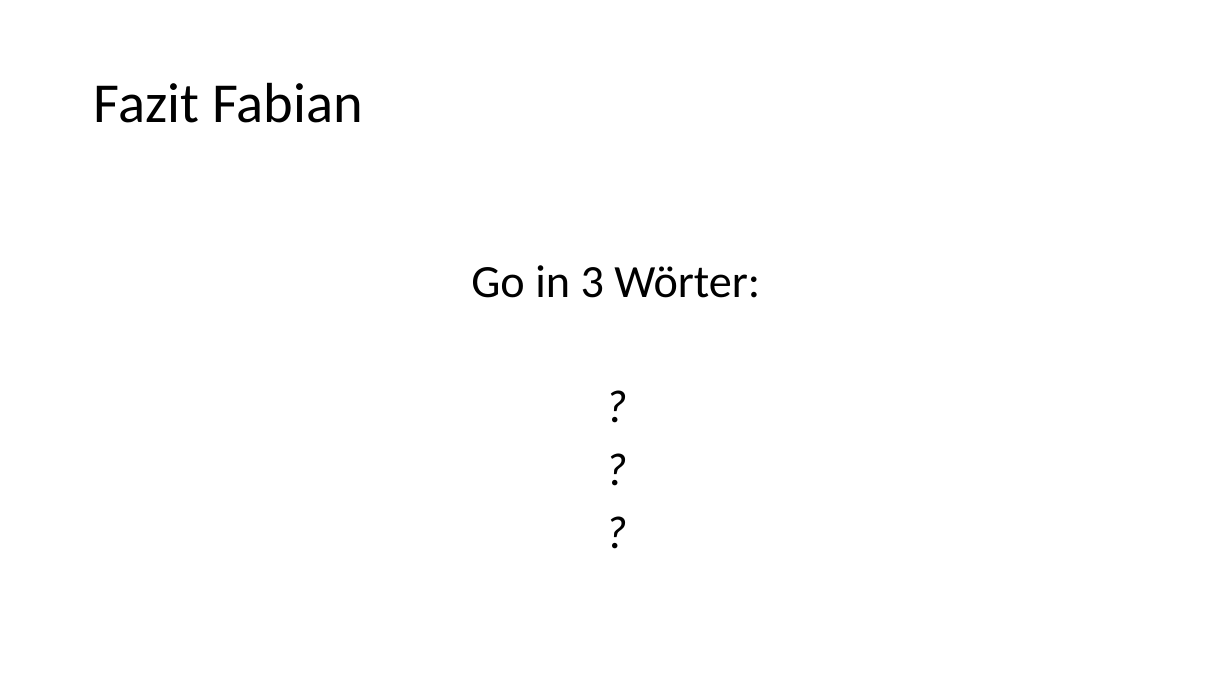
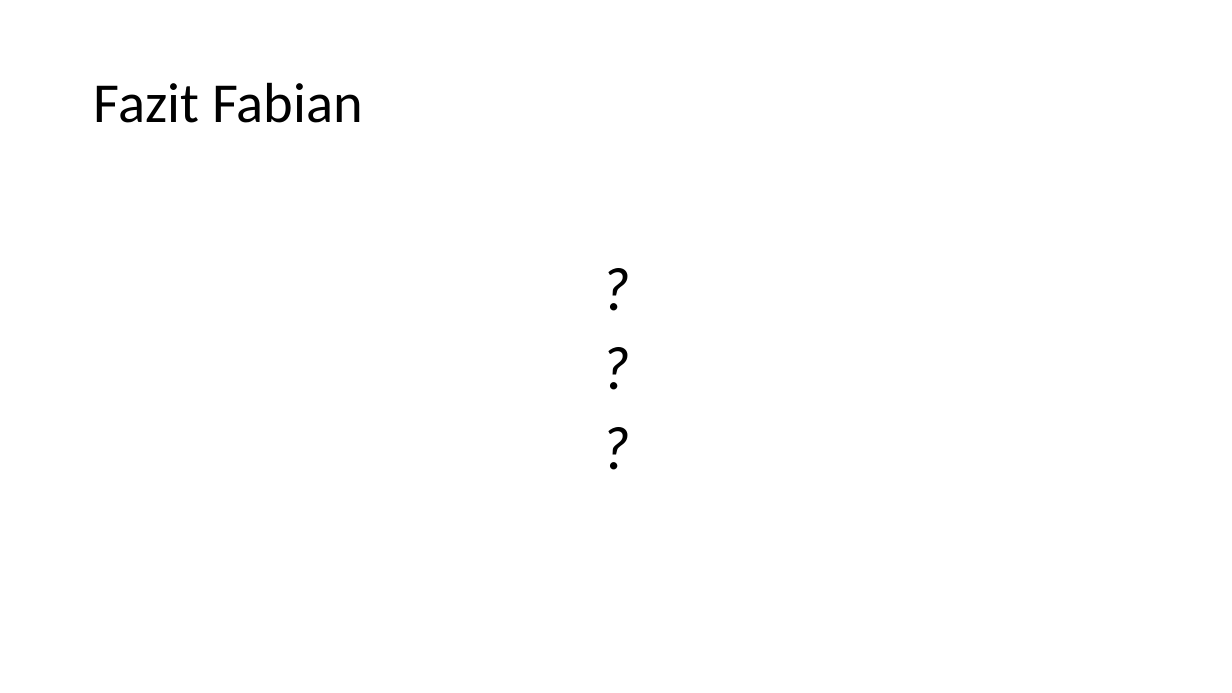
Before and after one commit to alexsuter/golang-experience, a slide deck: slide 12 of presi/presi.pptx (slide 10 before the commit). Drawn at 1232x693 pixels with LibreOffice and Linux fonts; fonts in the diff are those of the drawing. Boxes give left, top, right and bottom in pixels: in the first picture for what was removed or moved away, otherwise in the second. Text is boxed around its words. In the diff, an @@ line names an element or a change of style, - is before the commit and + after.

```diff
--- a/presi/presi.pptx
+++ b/presi/presi.pptx
@@ text "?" at [85, 185, 1148, 625]: size 36 to 48 pt @@
@@ text at [471, 265, 760, 298]: paragraph removed @@
-Go in 3 Wörter:
```
Also in this commit, not shown: 5 other slides changed, 3 slides added, 1 slide removed.
